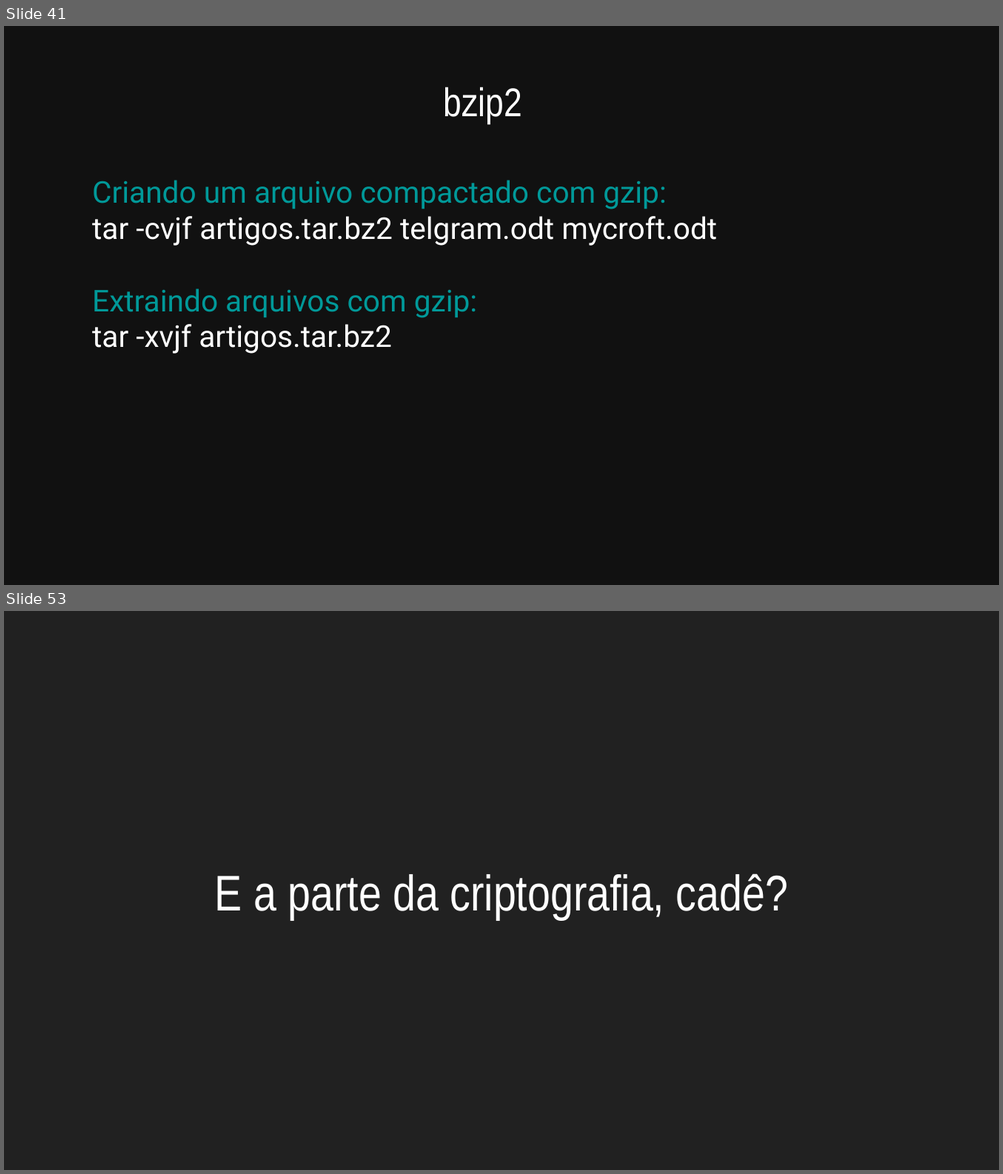
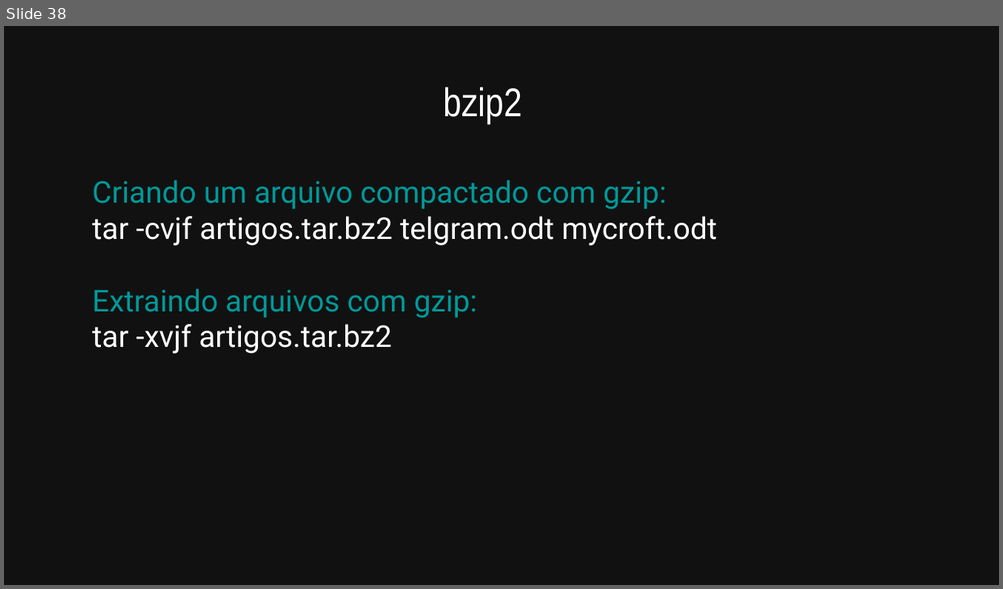
Before and after one commit to allythy/Palestras, a slide deck: Minicurso Do Terminal GNU-Linux ao Python/VI Workshop da Escola de Engenharias e TI.odp. Shown one above the other, each under a label of ours: slides 41 and 53 before the commit, slide 38 after it; the slides between them are not shown. The pictures are 1003x1174 and 1003x589 pixels, drawn with LibreOffice and Linux fonts; fonts in the diff are those of the drawing. Boxes give left, top, right and bottom in pixels: in the first picture for what was removed or moved away, otherwise in the second. Text is boxed around its words. In the diff, an @@ line names an element or a change of style, - is before the commit and + after.

```diff
--- a/Minicurso Do Terminal GNU-Linux ao Python/VI Workshop da Escola de Engenharias e TI.odp
+++ b/Minicurso Do Terminal GNU-Linux ao Python/VI Workshop da Escola de Engenharias e TI.odp
@@ slide 53 removed at (4,611,999,1170), background #212121 @@
@@ title removed at (215,874,788,920) @@
-E a parte da criptografia, cadê?
@@ what was slide 41 is now slide 38 @@
```
Also in this commit, not shown: 8 slides changed, 1 slide added, 18 other slides removed, 5 other files.
